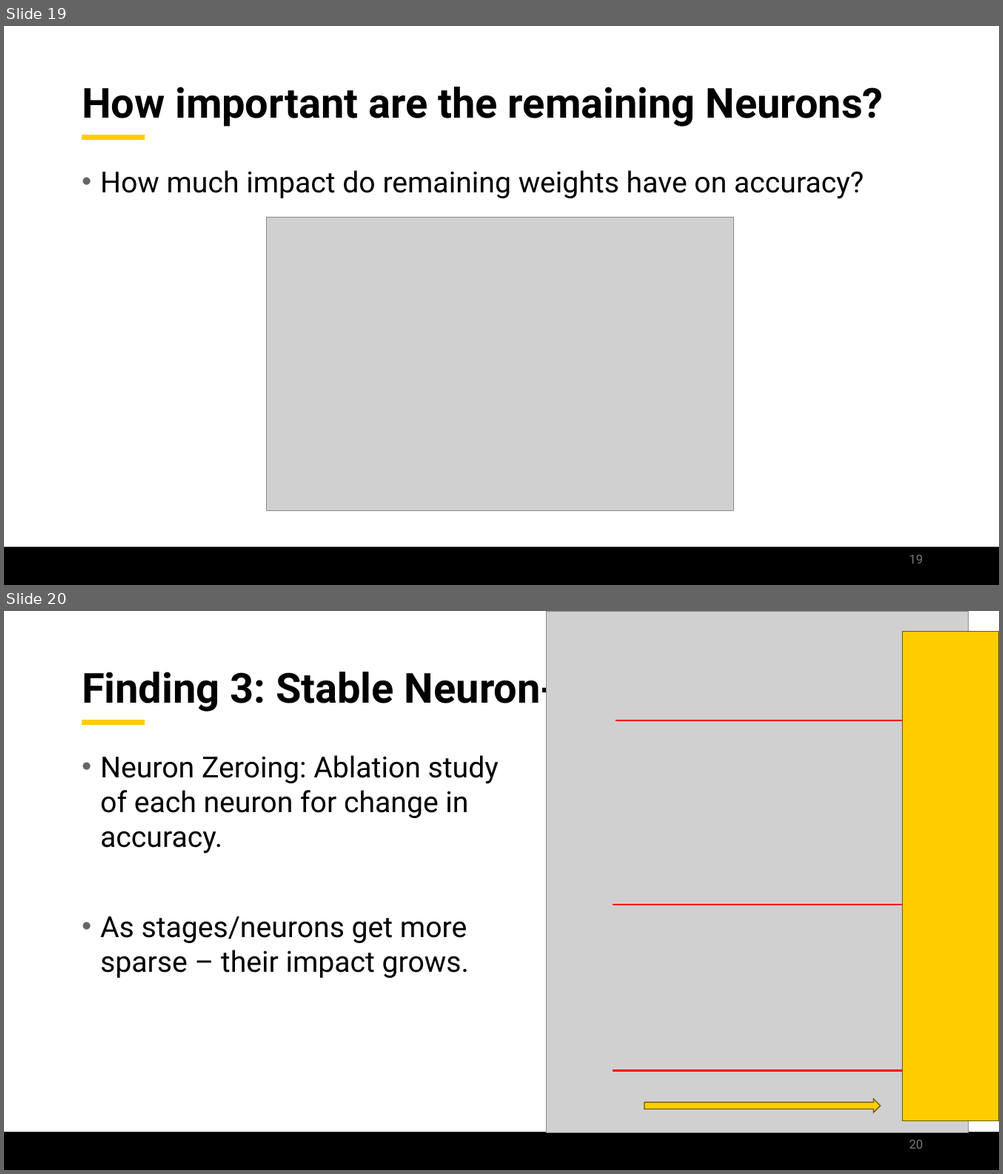
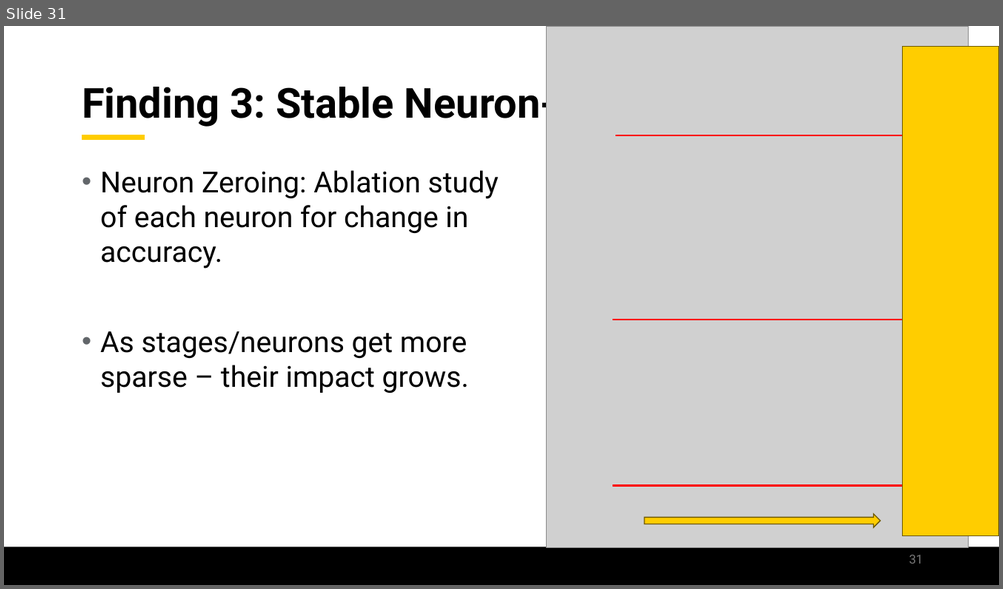
Before and after one commit to jamilgafur/Presentation, a slide deck: Presentation.pptx. Shown one above the other, each under a label of ours: slides 19 and 20 before the commit, slide 31 after it. The pictures are 1003x1174 and 1003x589 pixels, drawn with LibreOffice and Linux fonts; fonts in the diff are those of the drawing; grey boxes stand for pictures; background and template pictures are left out. Boxes give left, top, right and bottom in pixels: in the first picture for what was removed or moved away, otherwise in the second. Text is boxed around its words. In the diff, an @@ line names an element or a change of style, - is before the commit and + after.

```diff
--- a/Presentation.pptx
+++ b/Presentation.pptx
@@ slide 19 removed at <box>4,26,999,585</box>, background #FFFFFF; not listed: 2 template elements that a slide beside it also shows @@
@@ title removed at <box>82,87,883,127</box> @@
-How important are the remaining Neurons?
@@ text removed at <box>100,170,863,199</box> @@
-• How much impact do remaining weights have on accuracy?
@@ picture removed at <box>267,217,734,511</box> @@
@@ page number removed at <box>909,555,923,564</box> @@
-19
@@ what was slide 20 is now slide 31 @@
@@ page number at <box>909,555,923,564</box>: text changed @@
-20
+31
```
Also in this commit, not shown: 16 slides changed, 8 slides added, 14 other slides removed.
